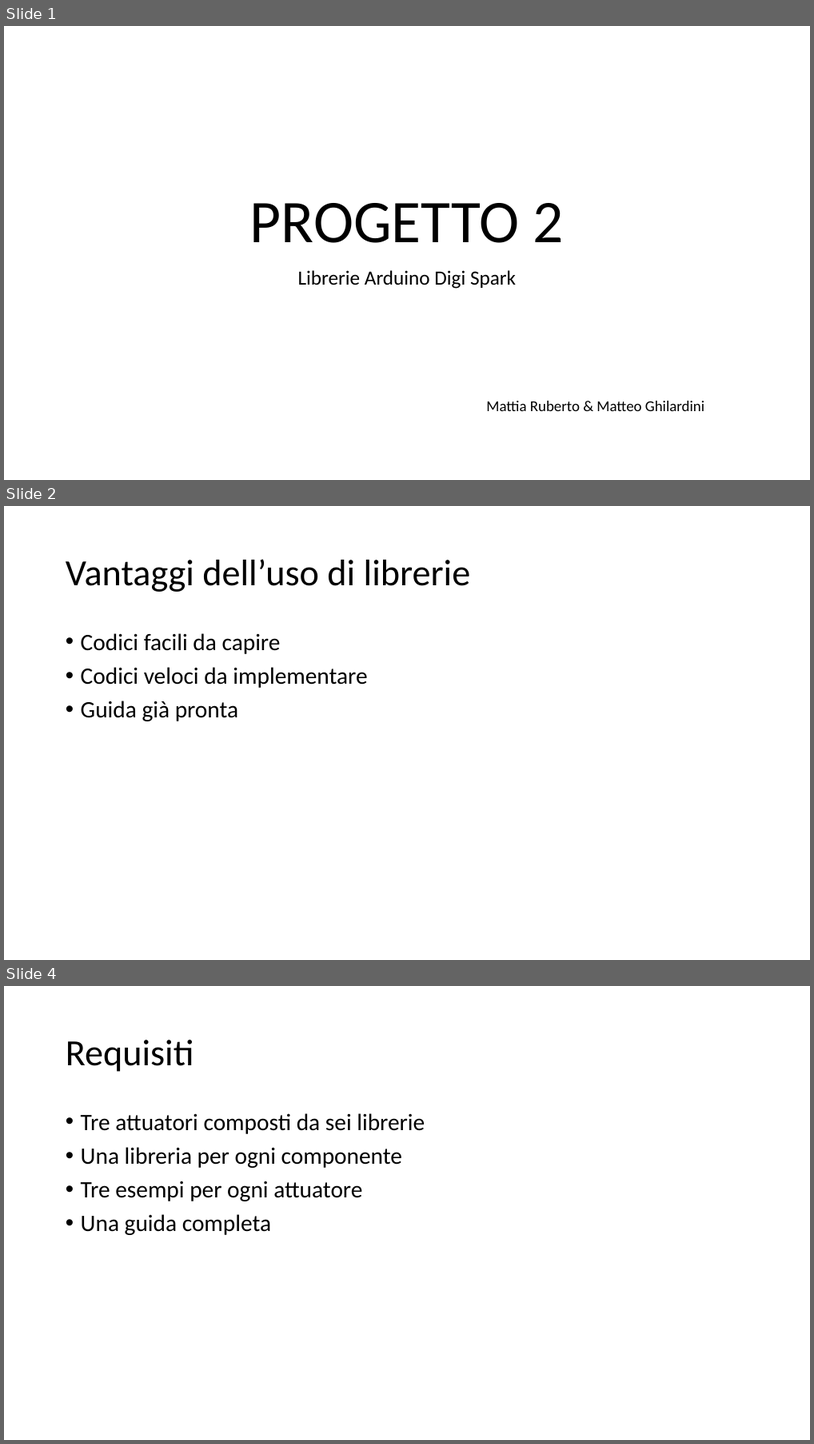
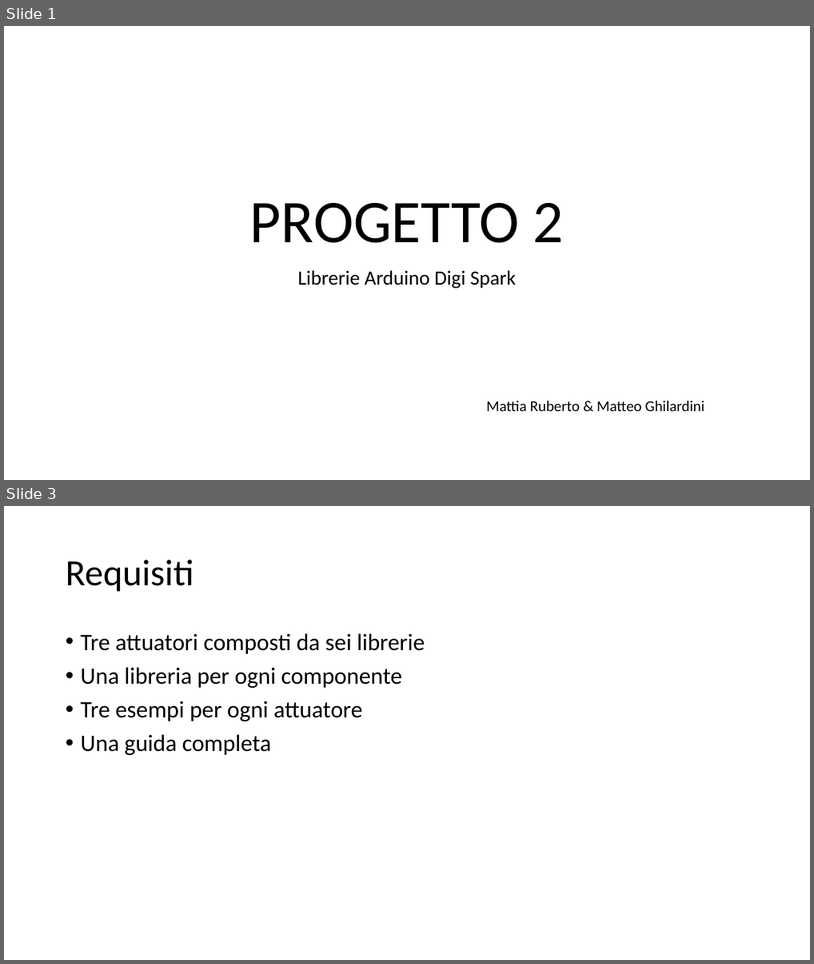
Before and after one commit to mattiaruberto/Progetto2, a slide deck: Presentazione/PROGETTO 2.pptx. Shown one above the other, each under a label of ours: slides 1, 2 and 4 before the commit, slides 1 and 3 after it; the slides between them are not shown. The pictures are 814x1444 and 814x964 pixels, drawn with LibreOffice and Linux fonts; fonts in the diff are those of the drawing. Boxes give left, top, right and bottom in pixels: in the first picture for what was removed or moved away, otherwise in the second. Text is boxed around its words. In the diff, an @@ line names an element or a change of style, - is before the commit and + after.

```diff
--- a/Presentazione/PROGETTO 2.pptx
+++ b/Presentazione/PROGETTO 2.pptx
@@ slide 2 removed at box(4, 506, 810, 960), background #FFFFFF @@
@@ title removed at box(66, 559, 470, 592) @@
-Vantaggi dell’uso di librerie
@@ text removed at box(81, 633, 367, 721) @@
-• Codici facili da capire
-• Codici veloci da implementare
-• Guida già pronta
@@ what was slide 4 is now slide 3 @@
```
Also in this commit, not shown: 1 slide changed, 6 other files.
